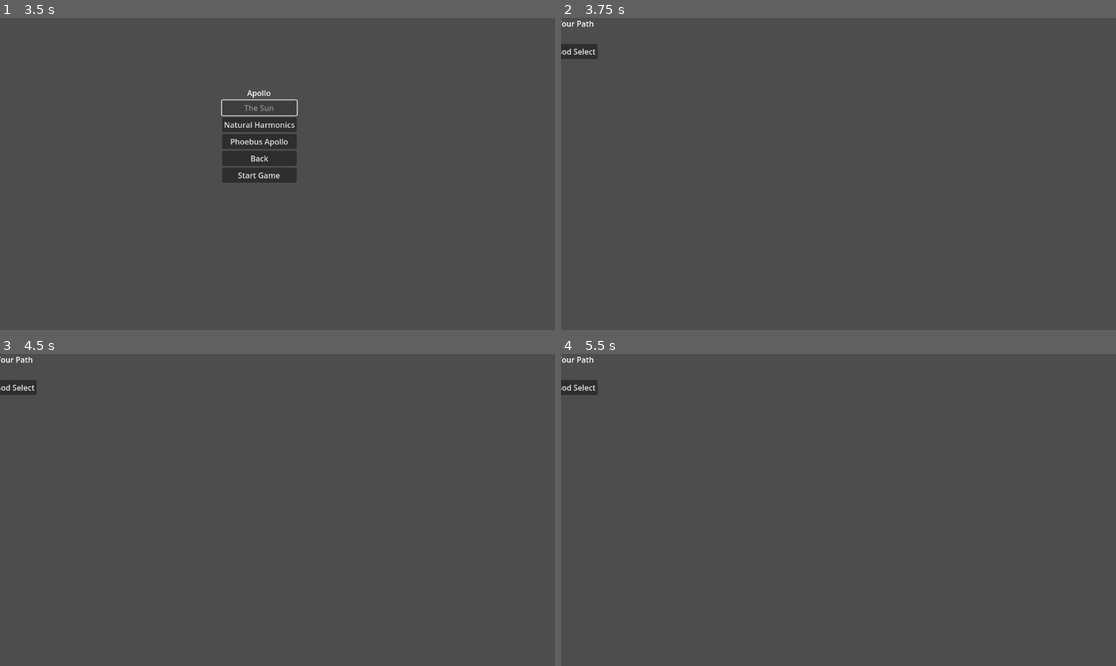
Above: before the commit, frames 1-4 (two rows, left to right).
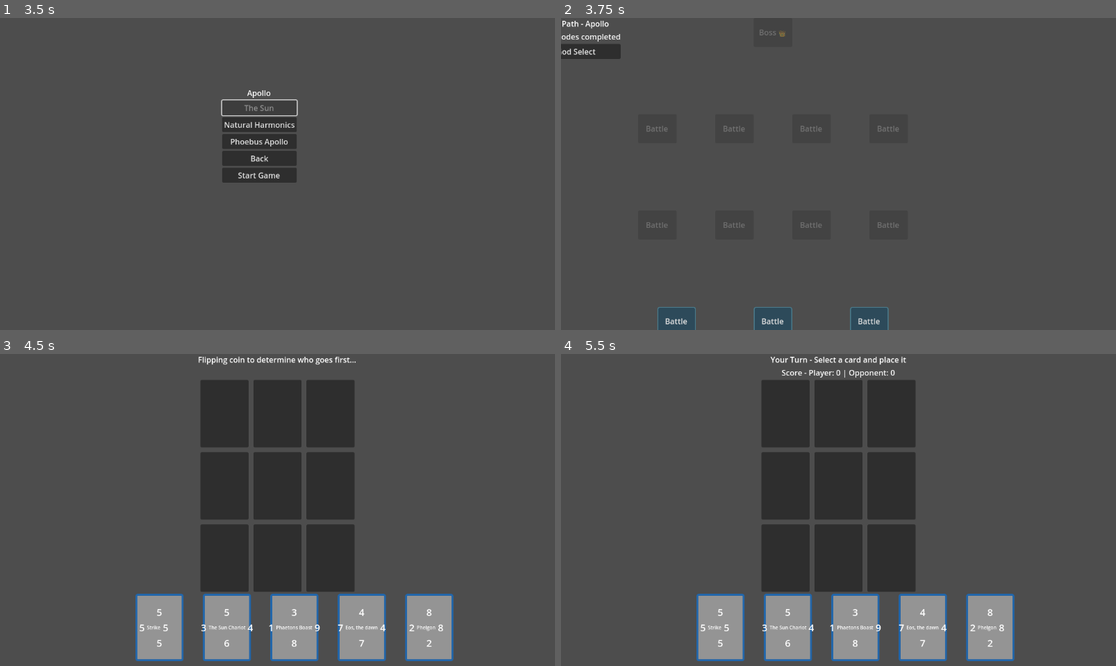
Above: after the commit, the same moments.

Repository: leslieharding/Mnemosyne
Game: Godot game, scene res://Scenes/MainMenu.tscn
Two runs of this game, one before a commit and one after it. Both use one fixed random seed, a clock stepped at 60 frames per second and the inputs below.
Inputs (mouse positions are in pixels of both pictures, inside the frame that each line leads up to):
- Up to frame 1 (3.5 s): click "New Game" at 0.5 s; click "New Game" at 1.25 s; click "Apollo" at 2 s; click "The Sun" at 2.75 s
- Up to frame 2 (3.75 s): click "Start Game" at 3.5 s
- Up to frame 3 (4.5 s): click (116, 656) at 4.25 s, where only the run after the commit has a clickable "Battle"
- Up to frame 4 (5.5 s): tap Enter (ui_accept) at 5, 5.27 s; move the mouse to (960, 494) at 5.02 s; hold Right (ui_right) from 5.03 s (still down); click (960, 494) at 5.17 s

Frame 1 is identical in both runs. In frame 2, 2.1% of the frame differs, in the area x 0-61%, y 0-100%; in frame 3, 27%; in frame 4, 27%, in the area x 0-82%, y 0-99%.
Error before the commit: Parse Error: Could not resolve class "MapGenerator", because of a parser error. (res://Scripts/run_map.gd:43)

Commit message:
Update map_generator.gd

Diff:
--- a/Scripts/map_generator.gd
+++ b/Scripts/map_generator.gd
@@ -39,12 +39,13 @@
 
 # Generate nodes for a specific layer
 static func generate_layer_nodes(layer: int, starting_id: int) -> Array[MapNode]:
-	var layer_nodes: Array[MapN ode] = []
+	var layer_nodes: Array[MapNode] = []
 	var node_count = NODES_PER_LAYER[layer]
 
 	# Calculate horizontal spacing for this layer
 	var horizontal_spacing = MAP_WIDTH / (node_count + 1)
-	var y_position = layer * LAYER_SPACING
+# Invert the Y position so layer 0 is at the bottom and final layer is at top
+	var y_position = (LAYER_COUNT - 1 - layer) * LAYER_SPACING
 
 	for i in range(node_count):
 		var x_position = (i + 1) * horizontal_spacing
@@ -67,19 +68,19 @@
 	else:
 		return MapNode.NodeType.BATTLE
 
-# Connect nodes between layers
+# Connect nodes between layers - REVERSE the connection direction
 static func connect_layers(nodes_by_layer: Array, map_data: MapData):
-	# Connect each layer to the next
-	for layer in range(LAYER_COUNT - 1):
+	# Connect each layer to the PREVIOUS layer (so starting nodes have no connections)
+	for layer in range(1, LAYER_COUNT):  # Start from layer 1, not 0
 		var current_layer_nodes = nodes_by_layer[layer]
-		var next_layer_nodes = nodes_by_layer[layer + 1]
+		var previous_layer_nodes = nodes_by_layer[layer - 1]
 
-		# Each node in current layer connects to some nodes in next layer
+		# Each node in current layer connects to some nodes in previous layer
 		for current_node in current_layer_nodes:
 			var connections = generate_connections_for_node(
 				current_node,
 				current_layer_nodes,
-				next_layer_nodes
+				previous_layer_nodes
 			)
 			current_node.connections = connections
 
